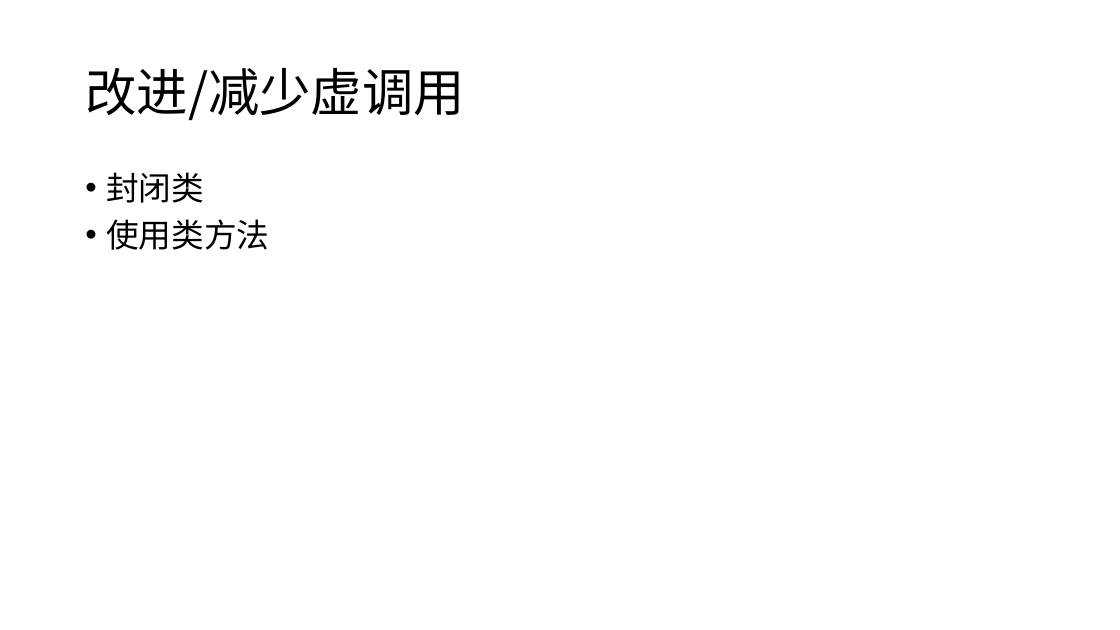
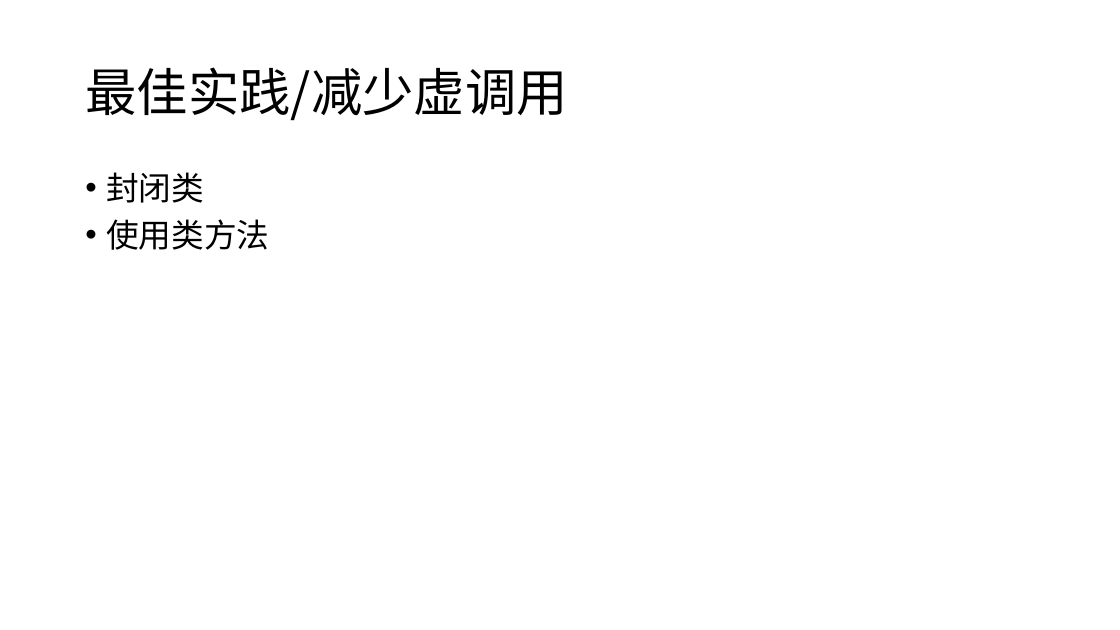
Before and after one commit to snakealpha/DotNetSession, a slide deck: slide 12 of pptx.pptx.pptx. Drawn at 1120x630 pixels with LibreOffice and Linux fonts; fonts in the diff are those of the drawing. Boxes give left, top, right and bottom in pixels: in the first picture for what was removed or moved away, otherwise in the second. Text is boxed around its words. In the diff, an @@ line names an element or a change of style, - is before the commit and + after.

```diff
--- a/pptx.pptx.pptx
+++ b/pptx.pptx.pptx
@@ title at [85, 67, 567, 121]: text changed @@
-改进/减少虚调用
+最佳实践/减少虚调用
```
Also in this commit, not shown: 5 other slides changed, 1 slide added.
